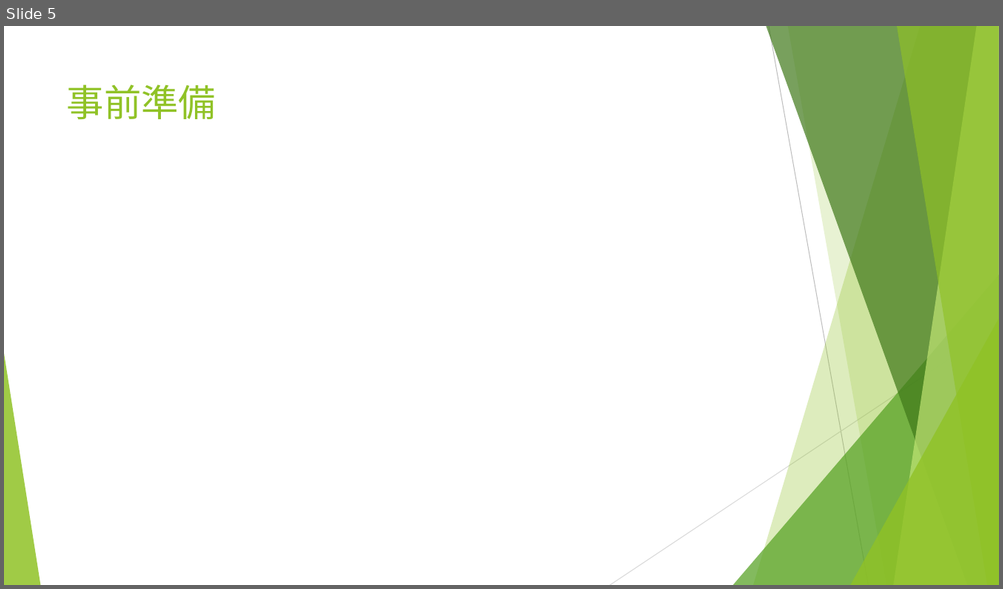
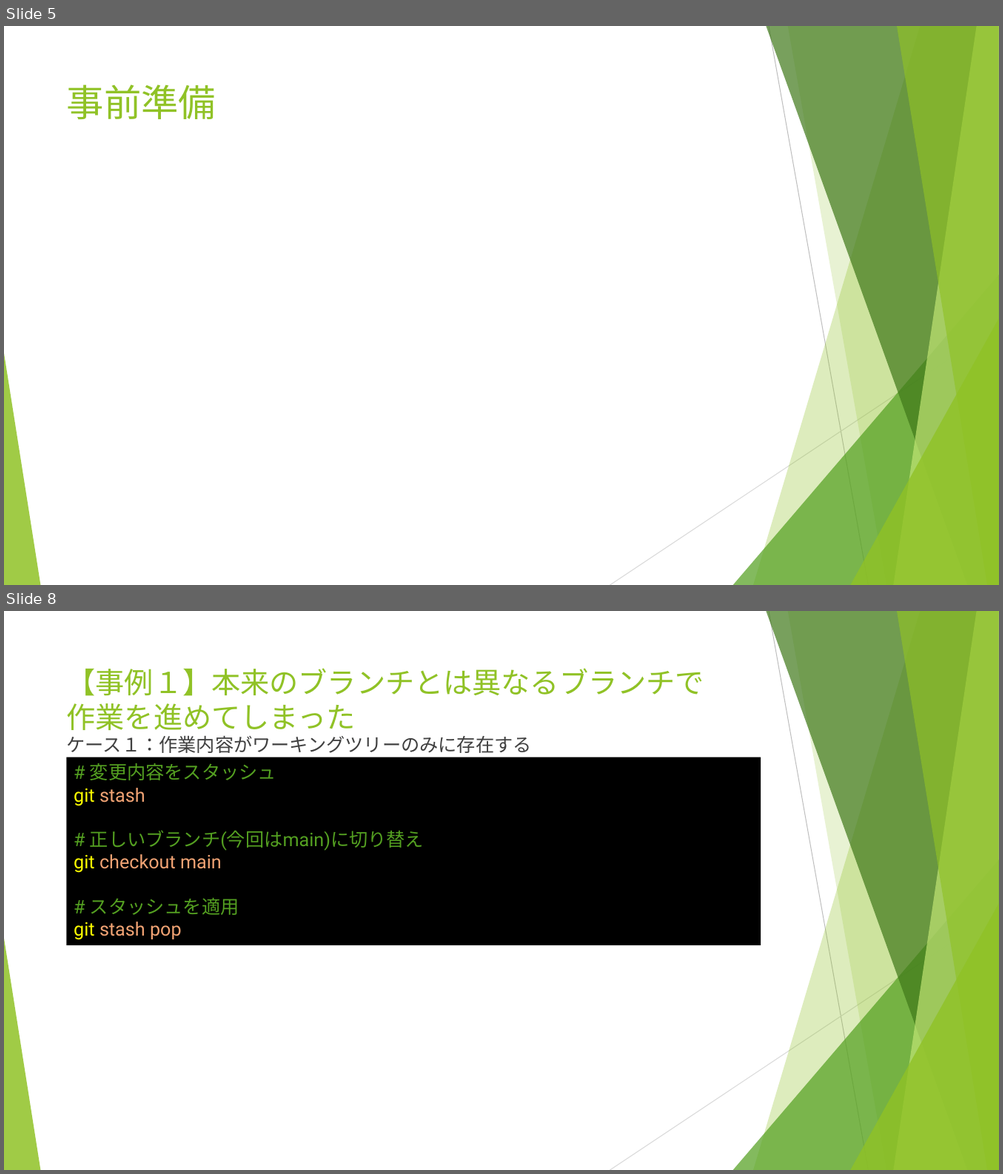
Before and after one commit to yusuke8655/git-trouble-shooting, a slide deck: Gitトラブルシューティング.pptx. Shown one above the other, each under a label of ours: slide 5 before the commit, slides 5 and 8 after it; the slides between them are not shown. The pictures are 1003x589 and 1003x1174 pixels, drawn with LibreOffice and Linux fonts; fonts in the diff are those of the drawing. Boxes give left, top, right and bottom in pixels: in the first picture for what was removed or moved away, otherwise in the second. Text is boxed around its words. In the diff, an @@ line names an element or a change of style, - is before the commit and + after.

Commit message:
事例１を作成

```diff
--- a/Gitトラブルシューティング.pptx
+++ b/Gitトラブルシューティング.pptx
@@ slide 8 added at bbox=[4, 611, 999, 1170], background #FFFFFF; not listed: 10 template elements that a slide beside it also shows @@
@@ title added at bbox=[67, 668, 704, 730], 28 pt, text #90C226 @@
+【事例１】本来のブランチとは異なるブランチで
+作業を進めてしまった
@@ text added at bbox=[67, 736, 532, 753], 18 pt, text #404040 @@
+ケース１：作業内容がワーキングツリーのみに存在する
@@ rectangle added at bbox=[67, 758, 761, 945], fill #000000, 18 pt, text #54A021 @@
+# 変更内容をスタッシュ
+git stash
+# 正しいブランチ(今回はmain)に切り替え
+git checkout main
+# スタッシュを適用
+git stash pop
```
Also in this commit, not shown: 1 slide changed, 5 other slides added.
